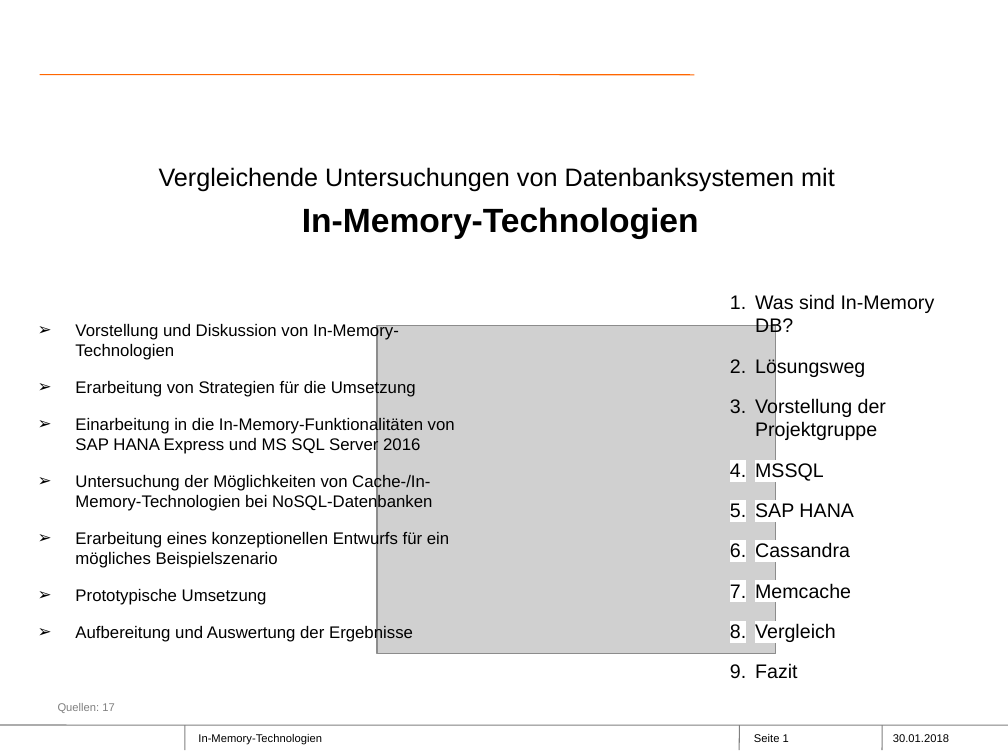
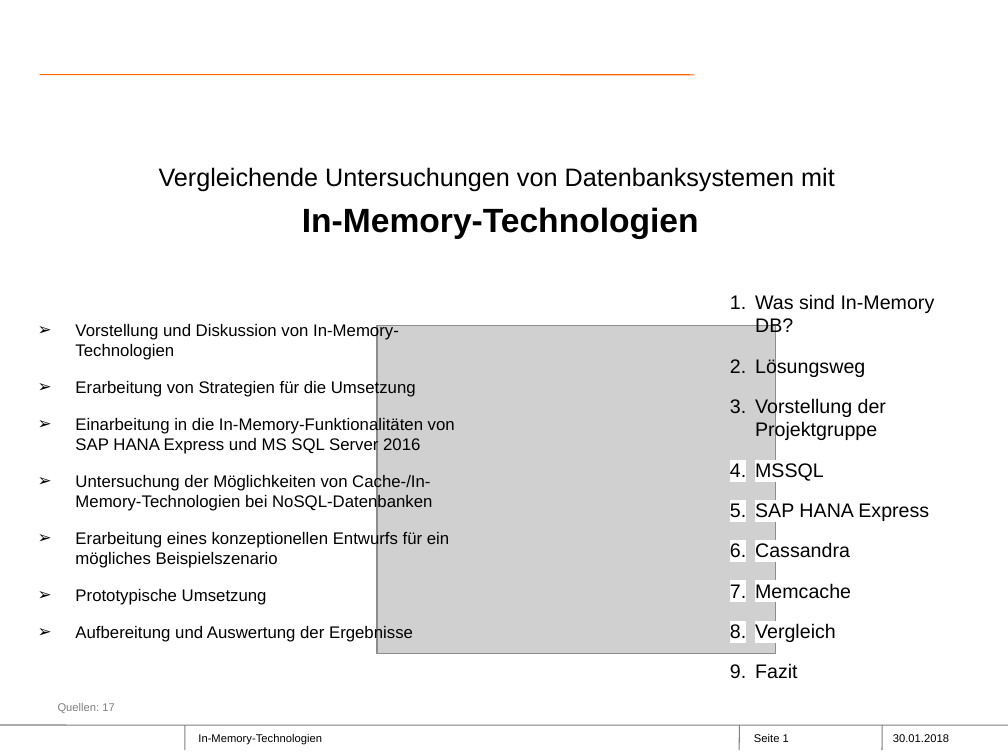
Before and after one commit to Philwi/ProjektseminarInMemory, a slide deck: slide 1 of FINAL.pptx. Drawn at 1008x756 pixels with LibreOffice and Linux fonts; fonts in the diff are those of the drawing; grey boxes stand for pictures; background and template pictures are left out. Boxes give left, top, right and bottom in pixels: in the first picture for what was removed or moved away, otherwise in the second. Text is boxed around its words. In the diff, an @@ line names an element or a change of style, - is before the commit and + after.

```diff
--- a/FINAL.pptx
+++ b/FINAL.pptx
@@ text at [755,503,929,521]: text changed @@
-              5. SAP HANA
+              5. SAP HANA Express
```
Also in this commit, not shown: 10 other slides changed.
